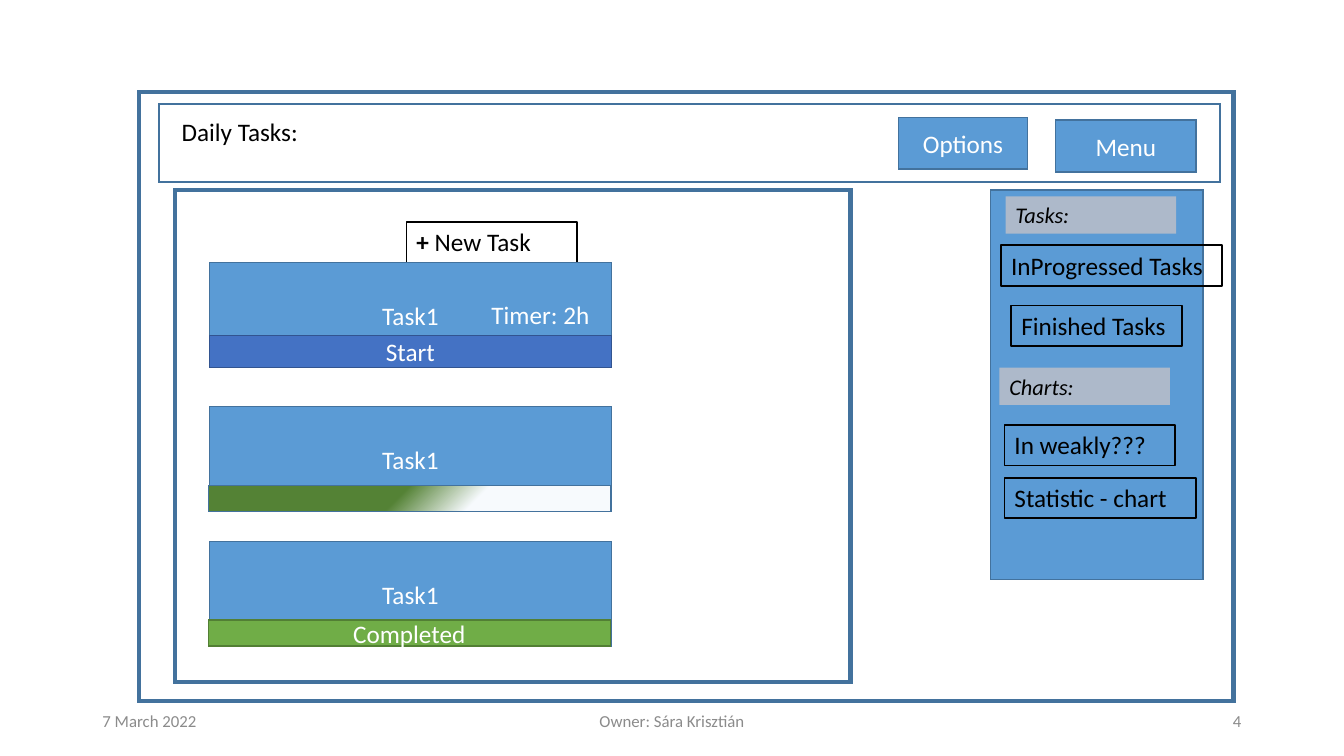
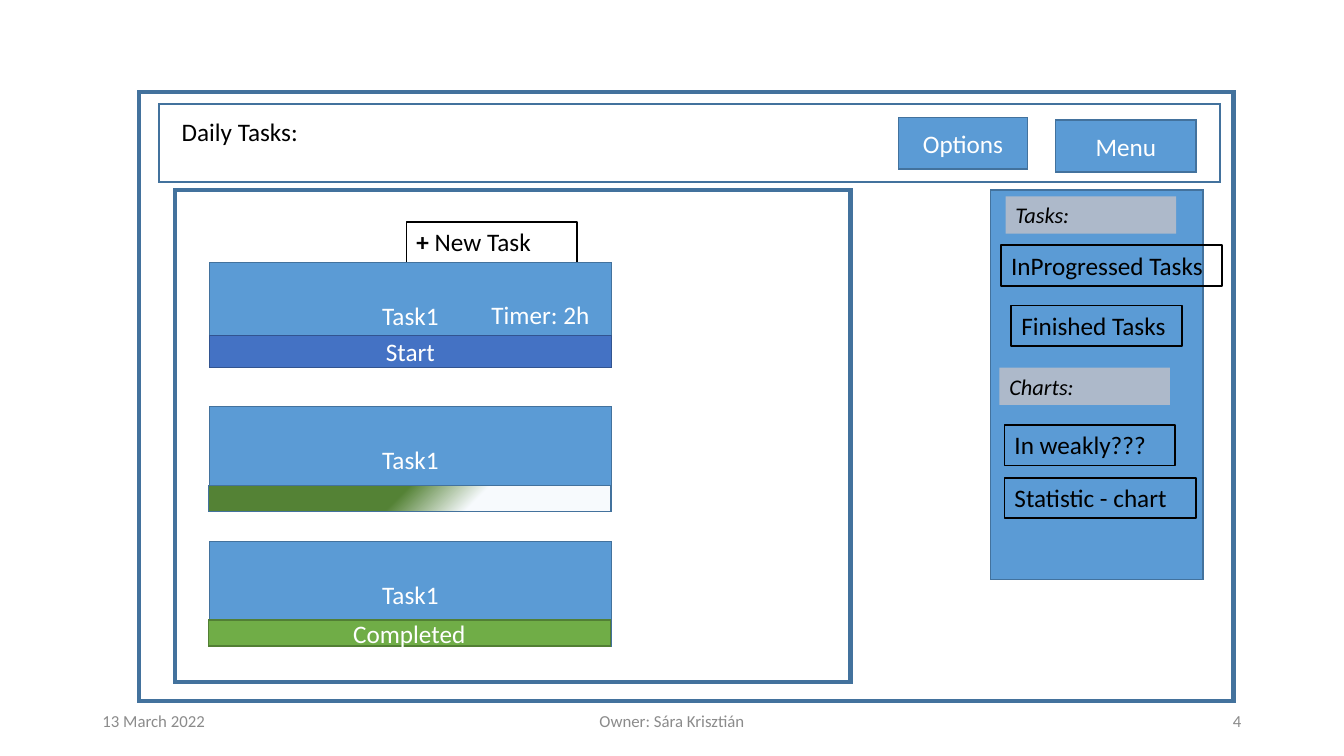
Before and after one commit to krisztian14testgit/ng-task-monitor, a slide deck: slide 4 of plan/TaskTracingApp.pptx. Drawn at 1344x756 pixels with LibreOffice and Linux fonts; fonts in the diff are those of the drawing; background and template pictures are left out. Boxes give left, top, right and bottom in pixels: in the first picture for what was removed or moved away, otherwise in the second. Text is boxed around its words. In the diff, an @@ line names an element or a change of style, - is before the commit and + after.

```diff
--- a/plan/TaskTracingApp.pptx
+++ b/plan/TaskTracingApp.pptx
@@ text at (102,715,205,727): text changed @@
-7 March 2022
+13 March 2022
```
Also in this commit, not shown: 5 other slides changed.
